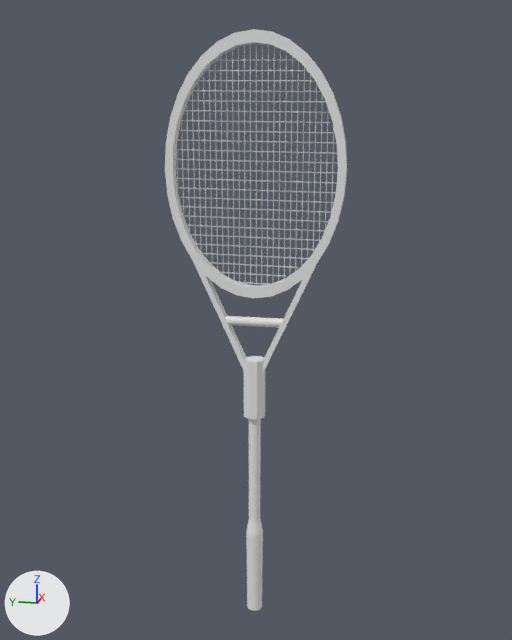
One commit to the Blender file untitled (11).blend: the scene before it, then after it.
Rendered twice from a 50 mm camera at (-7.97, -1.61, 0.22) aimed at (0.08, 0.0, -1.79). Arrows for +X, +Y and +Z are at lower left; the lights stay in place.
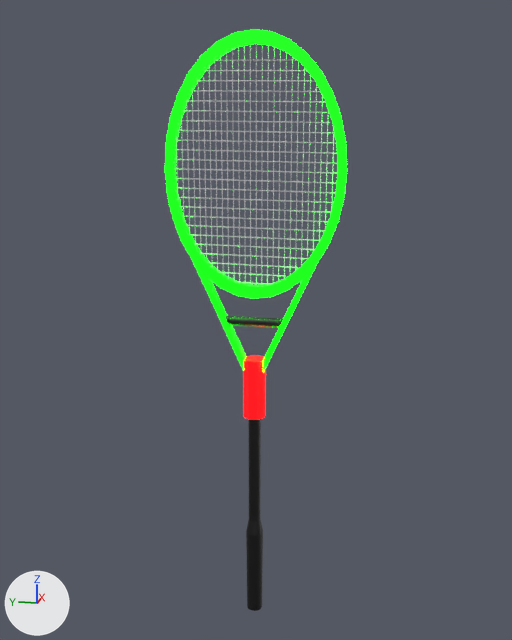
Boxes (x1, y1, x2, y2) around the edits, measured in the pictures (512 x 640 px):
'Cylinder', recoloured (grey to green): (165, 29, 347, 372) in both
'Cylinder.002', recoloured (grey to black): (246, 419, 263, 611) in both
'Cylinder.004', recoloured (grey to red): (243, 356, 265, 420) in both
'Cylinder.006', recoloured: (226, 316, 287, 328) in both

The edits, one by one:
Material 'Material.003' (mat_material_003) is new.
Its base color is (0.0, 0.0, 0.0) (black #000000).
Material 'Material.001' (mat_material_001) is new.
Its base color is (40.46, 0.0, 0.00835) (red #ff0017).
Material 'Material.004' (mat_material_004) is new.
Its base color is (0.0, 0.0, 0.0) (black #000000).
Material 'Material.002' (mat_material_002) is new.
Its base color is (0.0, 40.46, 0.0) (green #00ff00).
me_cylinder_001 has 136 vertices, 76 faces and spans x -1.0..1.75, y -1.0..1.0, z -1.0..1.0.
me_cylinder_001 now uses material mat_material_002 (green #00ff00).
me_cylinder has 192 vertices, 162 faces and spans x -1.43..1.43, y -1.43..1.43, z -1.3..1.0.
me_cylinder now uses material mat_material_004 (black #000000).
me_cylinder_002 has 16 vertices, 10 faces and spans x -1.0..1.0, y -1.0..1.0, z -1.0..1.0.
me_cylinder_002 now uses material mat_material_001 (red #ff0017).
me_cylinder_003 has 64 vertices, 34 faces and spans x -1.0..1.0, y -1.0..1.0, z -1.0..1.0.
me_cylinder_003 now uses material mat_material_003 (black #000000).
